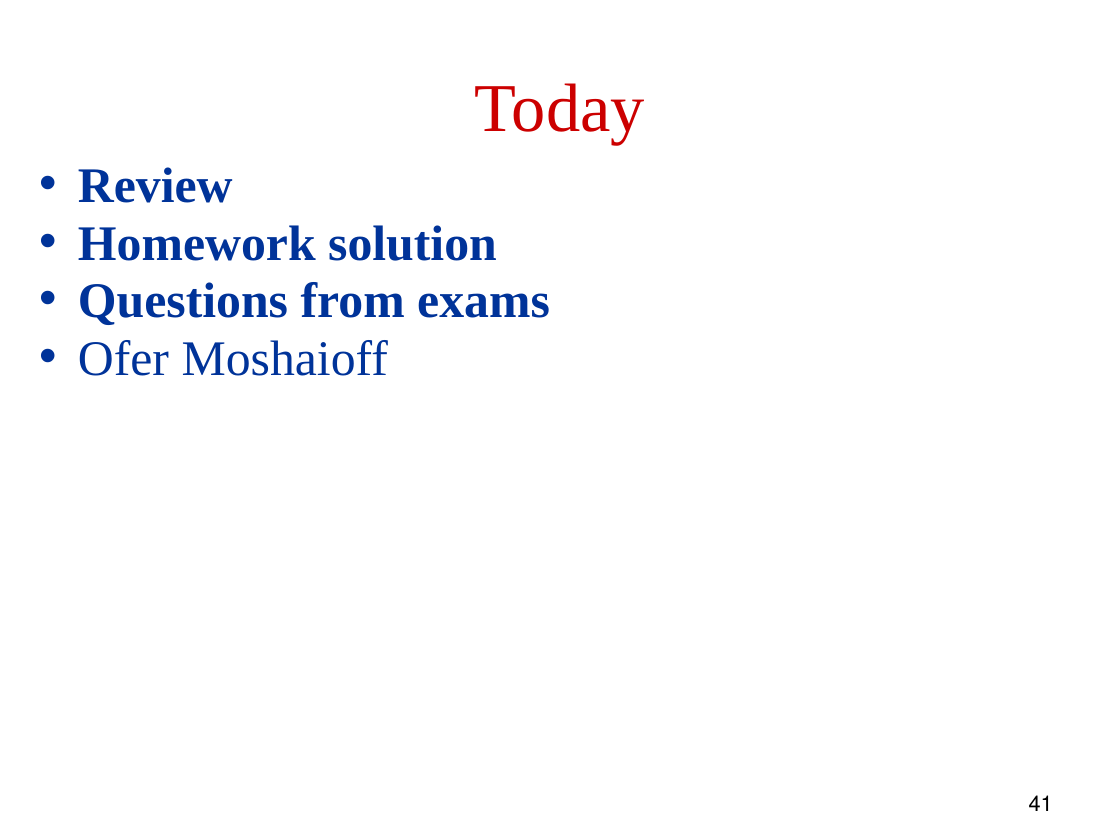
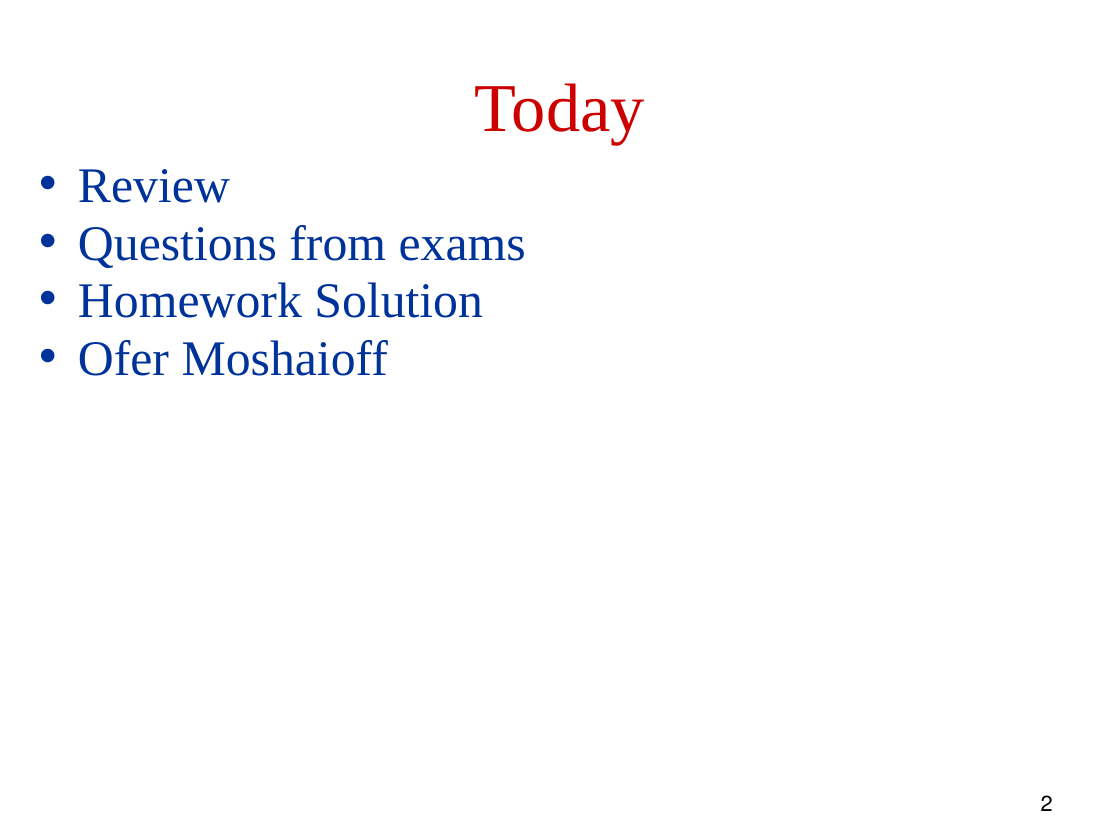
Before and after one commit to robintux/gip, a slide deck: slide 2 of Sessions/5/gip5.pptx (slide 41 before the commit). Drawn at 1120x840 pixels with LibreOffice and Linux fonts; fonts in the diff are those of the drawing. Boxes give left, top, right and bottom in pixels: in the first picture for what was removed or moved away, otherwise in the second. Text is boxed around its words. In the diff, an @@ line names an element or a change of style, - is before the commit and + after.

```diff
--- a/Sessions/5/gip5.pptx
+++ b/Sessions/5/gip5.pptx
@@ text at (78, 169, 526, 268): bold off in "Review", "Questions from exams" @@
@@ text at (78, 225, 497, 261): paragraph removed @@
-• Homework solution
@@ text at (78, 282, 483, 318): paragraph added @@
+• Homework Solution
@@ page number at (1041, 795, 1053, 811): text changed @@
-41
+2
```
Also in this commit, not shown: 14 other slides changed, 1 slide added.
